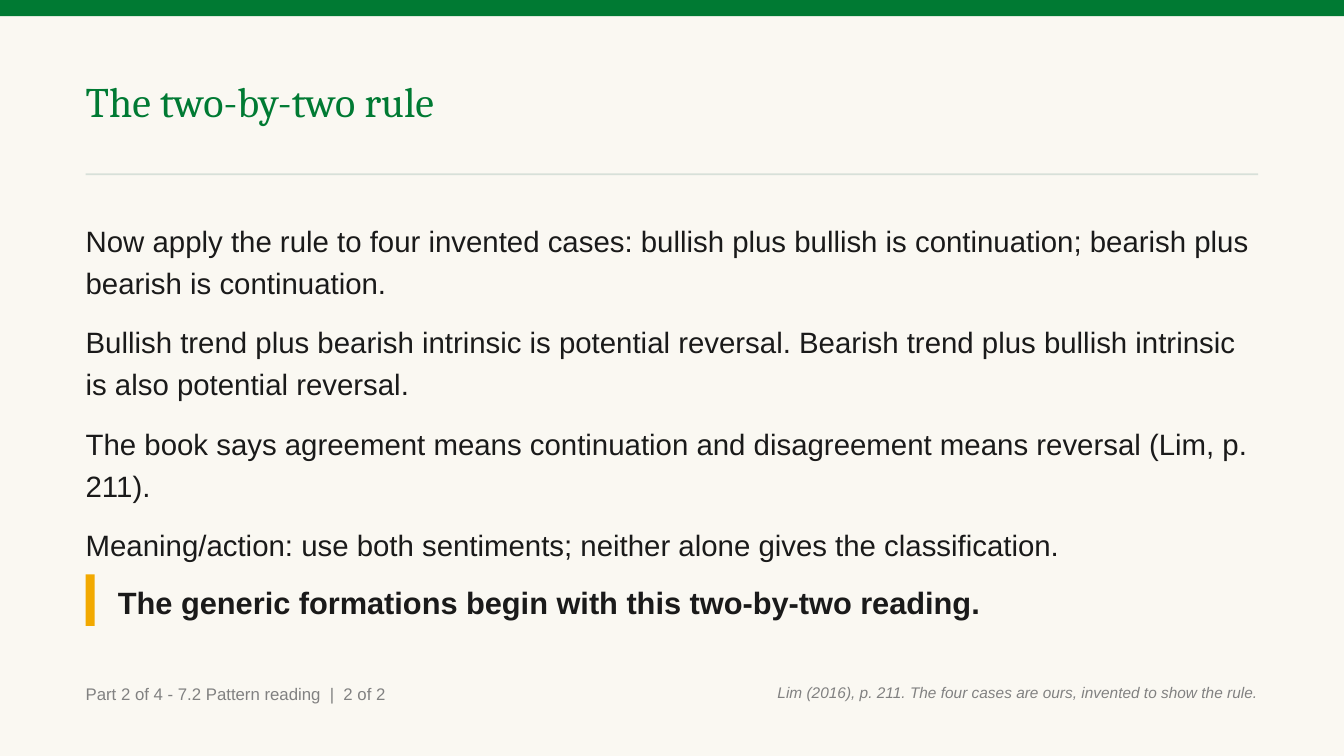
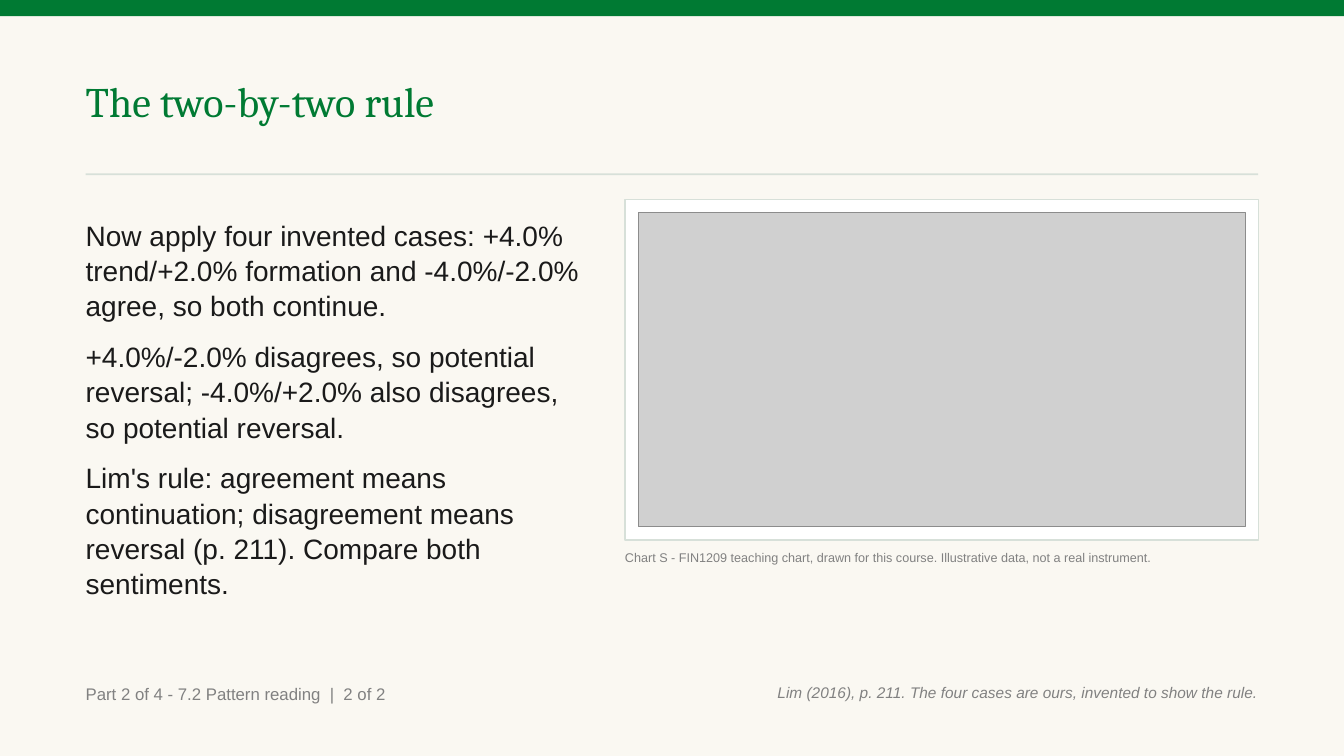
Before and after one commit to benjiesotelo-sudo/Telos_FIN1209, a slide deck: slide 17 of chapter-07/FIN1209-Chapter-07.pptx. Drawn at 1344x756 pixels with LibreOffice and Linux fonts; fonts in the diff are those of the drawing; grey boxes stand for pictures. Boxes give left, top, right and bottom in pixels: in the first picture for what was removed or moved away, otherwise in the second. Text is boxed around its words. In the diff, an @@ line names an element or a change of style, - is before the commit and + after.

```diff
--- a/chapter-07/FIN1209-Chapter-07.pptx
+++ b/chapter-07/FIN1209-Chapter-07.pptx
@@ rectangle added at bbox=[625, 200, 1258, 540], fill #FFFFFF, outline #D7E0D9 1 pt @@
@@ text at bbox=[86, 225, 578, 564]: text changed; size 21 to 20 pt @@
-Now apply the rule to four invented cases: bullish plus bullish is continuation; bearish plus bearish is continuation.
-Bullish trend plus bearish intrinsic is potential reversal. Bearish trend plus bullish intrinsic is also potential reversal.
-The book says agreement means continuation and disagreement means reversal (Lim, p. 211).
-Meaning/action: use both sentiments; neither alone gives the classification.
+Now apply four invented cases: +4.0% trend/+2.0% formation and -4.0%/-2.0% agree, so both continue.
++4.0%/-2.0% disagrees, so potential reversal; -4.0%/+2.0% also disagrees, so potential reversal.
+Lim's rule: agreement means continuation; disagreement means reversal (p. 211). Compare both sentiments.
@@ picture added at bbox=[638, 213, 1245, 527] @@
@@ text added at bbox=[625, 553, 1151, 565], 9 pt, text #818181 @@
+Chart S - FIN1209 teaching chart, drawn for this course. Illustrative data, not a real instrument.
@@ rectangle removed at bbox=[86, 575, 95, 626] @@
@@ text removed at bbox=[118, 591, 979, 620] @@
-The generic formations begin with this two-by-two reading.
```
Also in this commit, not shown: 14 other slides changed, 3 other files.
